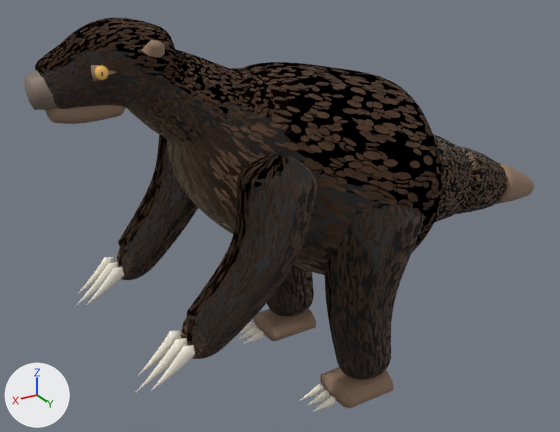
Before and after pictures for a commit that changed the glTF model assets/models/fighters/giantsloth.glb.
Rendered twice from a 50 mm camera at (3.54, 5.4, 4.32) aimed at (0.18, -0.19, 1.52). The lights are fixed; the arrows at lower left show +X, +Y and +Z. The picture after the commit comes second. Where no turn or scale is listed for an object, it has been applied to the vertices.
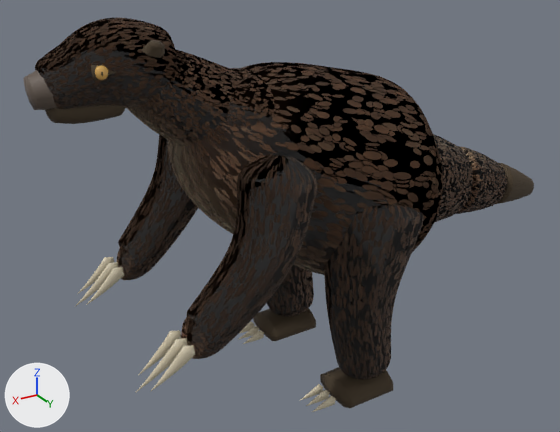
Where the change shows, as pixel boxes [x1, y1, x2, y2] in the pictures (560 x 432 px):
'Sloth_Foot1', recoloured (darker)
    both: [320, 367, 393, 408]
'Sloth_Foot0', recoloured (darker)
    both: [253, 308, 316, 341]
'Sloth_Mandible', recoloured (darker)
    both: [45, 105, 125, 124]
'Sloth_TailSeg2', recoloured (darker)
    both: [496, 163, 534, 204]
'Sloth_ArmClaw_1_1', recoloured (white to beige)
    both: [135, 338, 188, 393]
'Sloth_ArmClaw_1_2', recoloured (white to beige)
    both: [150, 345, 195, 392]
'Sloth_ArmClaw_1_0', recoloured (white to beige)
    both: [138, 330, 182, 375]
'Sloth_ArmClaw_0_2', recoloured (white to beige)
    both: [86, 267, 124, 305]
'Sloth_ArmClaw_0_1', recoloured (white to beige)
    both: [76, 262, 118, 306]
'Sloth_Ear_1', recoloured (darker)
    both: [141, 40, 165, 58]
'Sloth_ArmClaw_0_0', recoloured (white to beige)
    both: [78, 257, 114, 293]
'Sloth_FootClaw_1_0.10', recoloured
    both: [312, 396, 336, 412]
'Sloth_FootClaw_1_0.00', recoloured
    both: [306, 390, 330, 406]
'Sloth_FootClaw_1_-0.10', recoloured
    both: [300, 384, 323, 400]
'Sloth_FootClaw_0_0.10', recoloured
    both: [243, 330, 264, 344]
'Sloth_FootClaw_0_0.00', recoloured
    both: [238, 326, 259, 340]
'Sloth_EyeMask_-1', recoloured
    both: [91, 65, 116, 82]
'Sloth_FootClaw_0_-0.10', recoloured
    both: [240, 322, 255, 333]

The change, as a list of edits to the scene's bpy script:
```text
Change mat_slothdarkfurmat:
    mat_slothdarkfurmat.base_color: (0.28, 0.18, 0.12) -> (0.06, 0.04, 0.02)  # brown #907661 -> brown #453827
Change mat_mat_accent:
    mat_mat_accent.base_color: (0.94, 0.89, 0.76) -> (0.62, 0.55, 0.4)  # white #f8f2e2 -> beige #cec4aa
```
